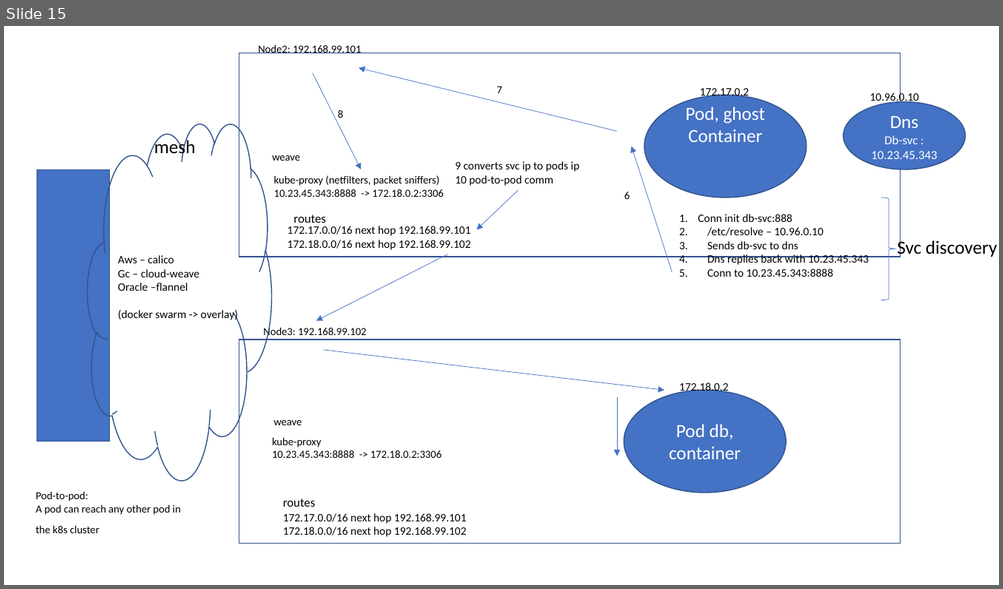
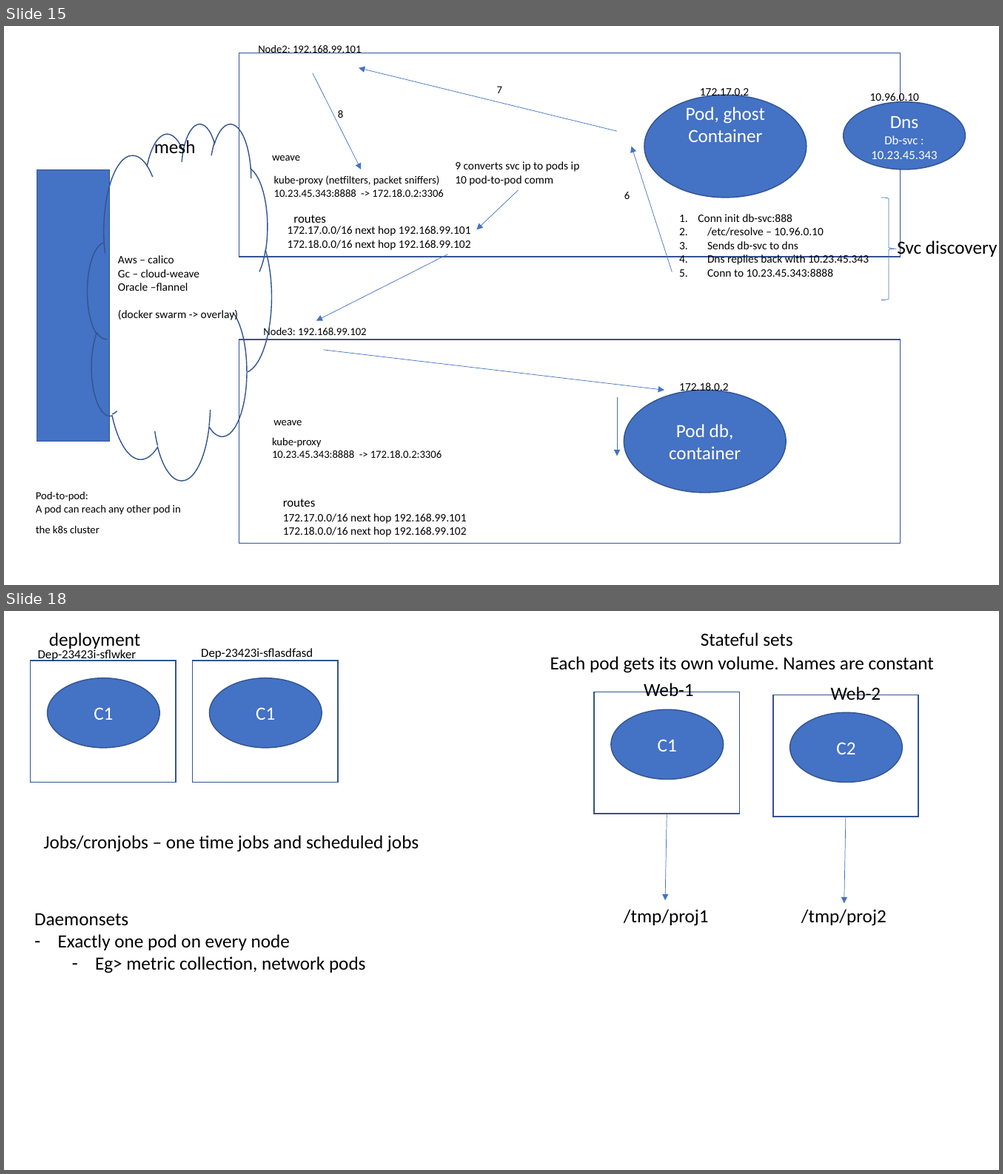
Before and after one commit to AdityaSP/ora-sg-apr-9-k8s, a slide deck: rough-diag.pptx. Shown one above the other, each under a label of ours: slide 15 before the commit, slides 15 and 18 after it; the slides between them are not shown. The pictures are 1003x589 and 1003x1174 pixels, drawn with LibreOffice and Linux fonts; fonts in the diff are those of the drawing. Boxes give left, top, right and bottom in pixels: in the first picture for what was removed or moved away, otherwise in the second. Text is boxed around its words. In the diff, an @@ line names an element or a change of style, - is before the commit and + after.

```diff
--- a/rough-diag.pptx
+++ b/rough-diag.pptx
@@ slide 18 added at [4,611,999,1170], background #FFFFFF @@
@@ text added at [49,632,140,651], 18 pt, text #000000 @@
+deployment
@@ text added at [700,632,792,647], 18 pt, text #000000 @@
+Stateful sets
@@ text added at [38,649,136,661], 12 pt, text #000000 @@
+Dep-23423i-sflwker
@@ text added at [201,648,313,659], 12 pt, text #000000 @@
+Dep-23423i-sflasdfasd
@@ rectangle added at [30,661,176,782], outline #325491 1 pt @@
@@ rectangle added at [193,661,338,782], outline #325491 1 pt @@
@@ text added at [550,656,933,673], 18 pt, text #000000 @@
+Each pod gets its own volume. Names are constant
@@ ellipse added at [47,678,160,749], fill #4472C4, outline #325491 1 pt, 18 pt, text #FFFFFF @@
+C1
@@ ellipse added at [209,678,322,749], fill #4472C4, outline #325491 1 pt, 18 pt, text #FFFFFF @@
+C1
@@ rectangle added at [595,692,740,814], outline #325491 1 pt @@
@@ text added at [643,683,694,696], 18 pt, text #000000 @@
+Web-1
@@ rectangle added at [774,695,919,817], outline #325491 1 pt @@
@@ text added at [831,686,881,700], 18 pt, text #000000 @@
+Web-2
@@ ellipse added at [611,709,723,780], fill #4472C4, outline #325491 1 pt, 18 pt, text #FFFFFF @@
+C1
@@ ellipse added at [790,712,902,783], fill #4472C4, outline #325491 1 pt, 18 pt, text #FFFFFF @@
+C2
@@ arrow added from (666, 814) to (665, 900), #4472C4 0.5 pt @@
@@ arrow added from (845, 817) to (844, 903), #4472C4 0.5 pt @@
@@ text added at [44,835,418,852], 18 pt, text #000000 @@
+Jobs/cronjobs – one time jobs and scheduled jobs
@@ text added at [34,913,366,974], 18 pt, text #000000 @@
+Daemonsets
+– Exactly one pod on every node
+  – Eg> metric collection, network pods
@@ text added at [623,909,708,926], 18 pt, text #000000 @@
+/tmp/proj1
@@ text added at [801,909,886,926], 18 pt, text #000000 @@
+/tmp/proj2
```
Also in this commit, not shown: 2 other slides added.
